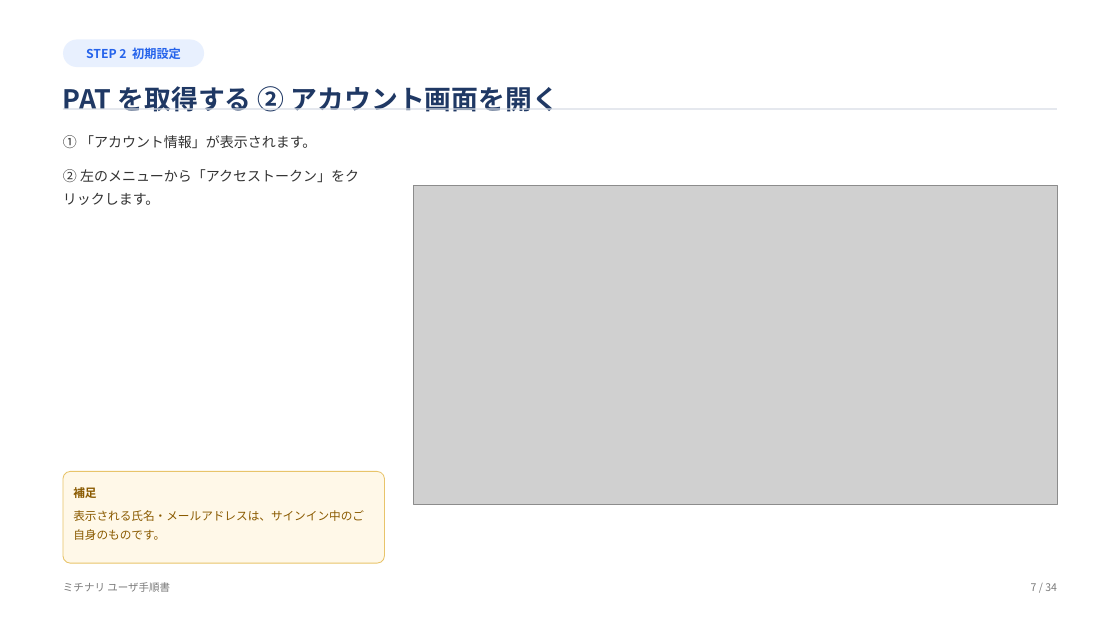
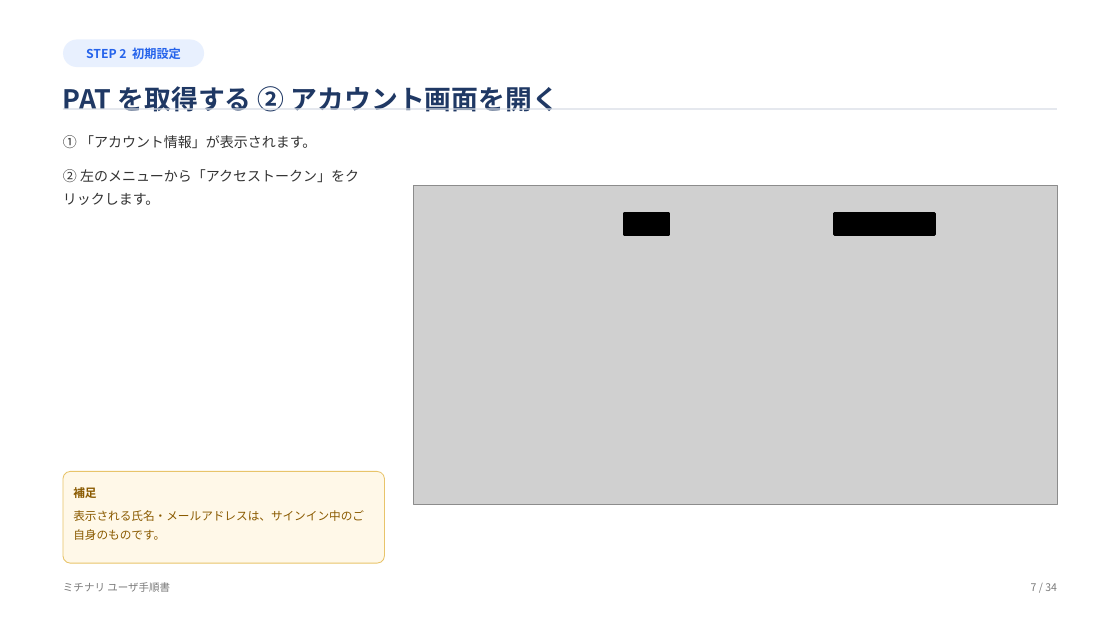
Before and after one commit to teppei19980914/Michinari, a slide deck: slide 7 of docs/ユーザ手順書.pptx. Drawn at 1120x630 pixels with LibreOffice and Linux fonts; fonts in the diff are those of the drawing; grey boxes stand for pictures. Boxes give left, top, right and bottom in pixels: in the first picture for what was removed or moved away, otherwise in the second. Text is boxed around its words. In the diff, an @@ line names an element or a change of style, - is before the commit and + after.

```diff
--- a/docs/ユーザ手順書.pptx
+++ b/docs/ユーザ手順書.pptx
@@ rectangle added at bbox=[624, 213, 669, 234], fill #000000, outline #000000 2 pt @@
@@ rectangle added at bbox=[835, 213, 935, 234], fill #000000, outline #000000 2 pt @@
```
Also in this commit, not shown: 1 other slide changed, 5 other files.
